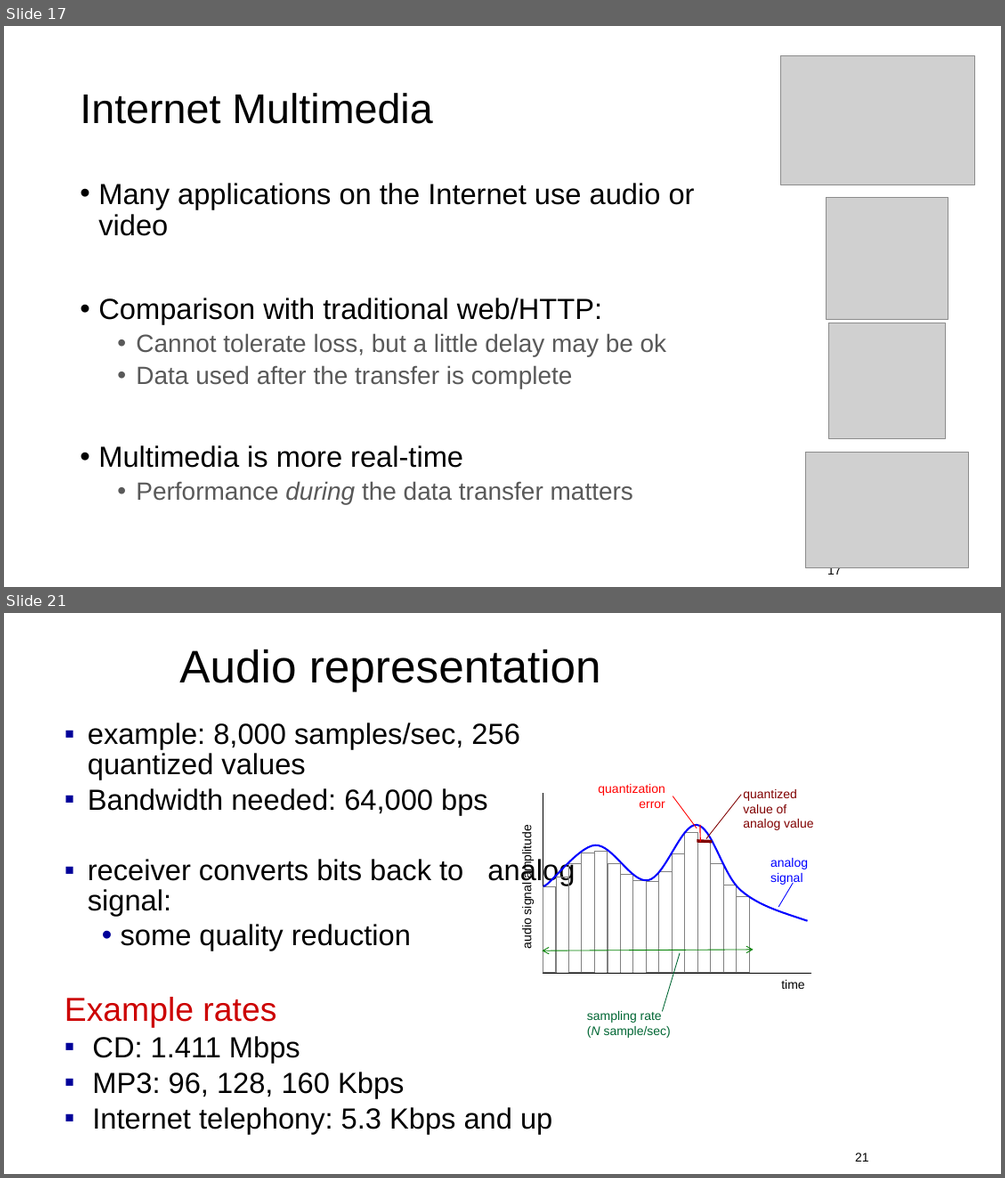
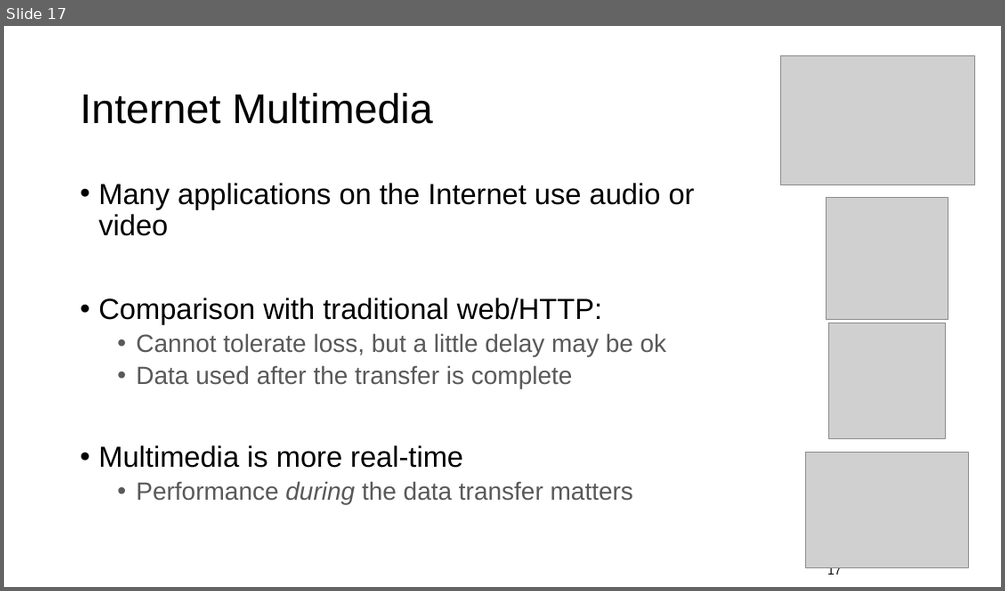
Before and after one commit to ngsrinivas/coursegen, a slide deck: ex/352-F24/staging/352-F24/lectures/08-app-http3-video.pptx. Shown one above the other, each under a label of ours: slides 17 and 21 before the commit, slide 17 after it; the slides between them are not shown. The pictures are 1005x1178 and 1005x591 pixels, drawn with LibreOffice and Linux fonts; fonts in the diff are those of the drawing; grey boxes stand for pictures. Boxes give left, top, right and bottom in pixels: in the first picture for what was removed or moved away, otherwise in the second. Text is boxed around its words. In the diff, an @@ line names an element or a change of style, - is before the commit and + after.

```diff
--- a/ex/352-F24/staging/352-F24/lectures/08-app-http3-video.pptx
+++ b/ex/352-F24/staging/352-F24/lectures/08-app-http3-video.pptx
@@ slide 21 removed at [4, 613, 1001, 1174], background #FFFFFF @@
@@ title removed at [179, 649, 601, 691] @@
-Audio representation
@@ text removed at [65, 722, 574, 1134] @@
-▪ example: 8,000 samples/sec, 256 quantized values
-▪ Bandwidth needed: 64,000 bps
-▪ receiver converts bits back to analog signal:
-  • some quality reduction
-Example rates
-▪ CD: 1.411 Mbps
-▪ MP3: 96, 128, 160 Kbps
-▪ Internet telephony: 5.3 Kbps and up
@@ group removed at [520, 784, 813, 1038]: 16 rectangles, 8 lines, 6 texts, 1 freeform shape, 1 double arrow @@
-time
-audio signal amplitude
-analog
-signal
-quantized value of
-analog value
-quantization error
-sampling rate
-(N sample/sec)
@@ page number removed at [855, 1152, 869, 1161] @@
-21
```
Also in this commit, not shown: 21 other slides removed, 1 other file.
